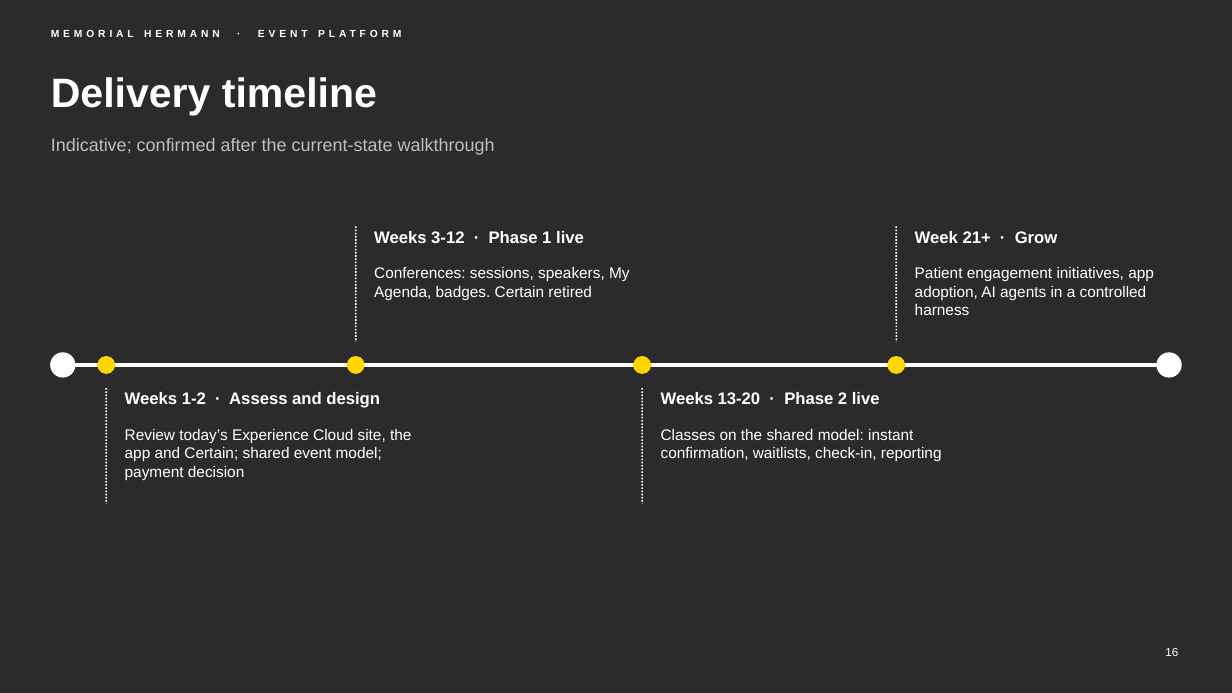
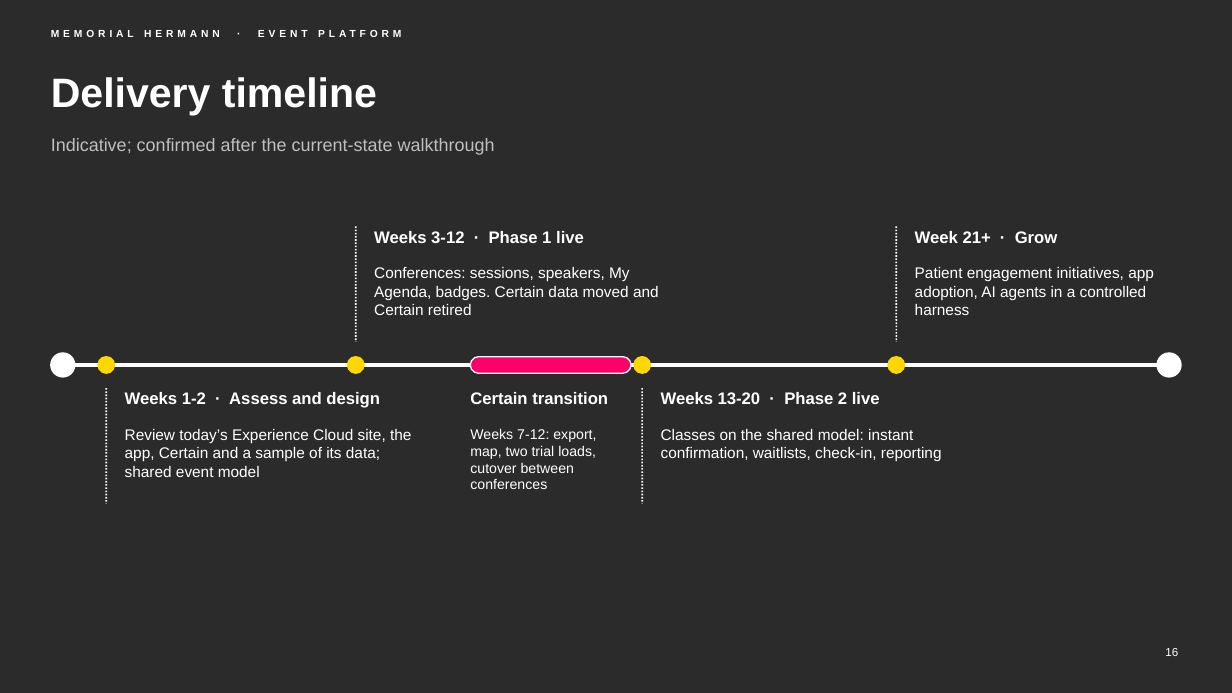
Before and after one commit to chintasurya/preSales_Memorial-hermann, a slide deck: slide 16 of deck/Memorial-Hermann-Event-Platform.pptx. Drawn at 1232x693 pixels with LibreOffice and Linux fonts; fonts in the diff are those of the drawing; background and template pictures are left out; a plain dark background stands for a picture behind light text. Boxes give left, top, right and bottom in pixels: in the first picture for what was removed or moved away, otherwise in the second. Text is boxed around its words. In the diff, an @@ line names an element or a change of style, - is before the commit and + after.

```diff
--- a/deck/Memorial-Hermann-Event-Platform.pptx
+++ b/deck/Memorial-Hermann-Event-Platform.pptx
@@ text at (x1=374, y1=267, x2=659, y2=315): text changed @@
-Conferences: sessions, speakers, My Agenda, badges. Certain retired
+Conferences: sessions, speakers, My Agenda, badges. Certain data moved and Certain retired
@@ rounded rectangle added at (x1=470, y1=357, x2=631, y2=373), fill #FF0068, outline #FFFFFF 1 pt @@
@@ text added at (x1=470, y1=392, x2=608, y2=404), 13 pt, text #FFFFFF, bold @@
+Certain transition
@@ text at (x1=125, y1=429, x2=411, y2=477): text changed @@
-Review today’s Experience Cloud site, the app and Certain; shared event model; payment decision
+Review today’s Experience Cloud site, the app, Certain and a sample of its data; shared event model
@@ text added at (x1=470, y1=428, x2=596, y2=489), 11 pt, text #FFFFFF @@
+Weeks 7-12: export, map, two trial loads, cutover between conferences
```
Also in this commit, not shown: 4 other slides changed, 4 slides added, 3 slides removed, 8 other files.
